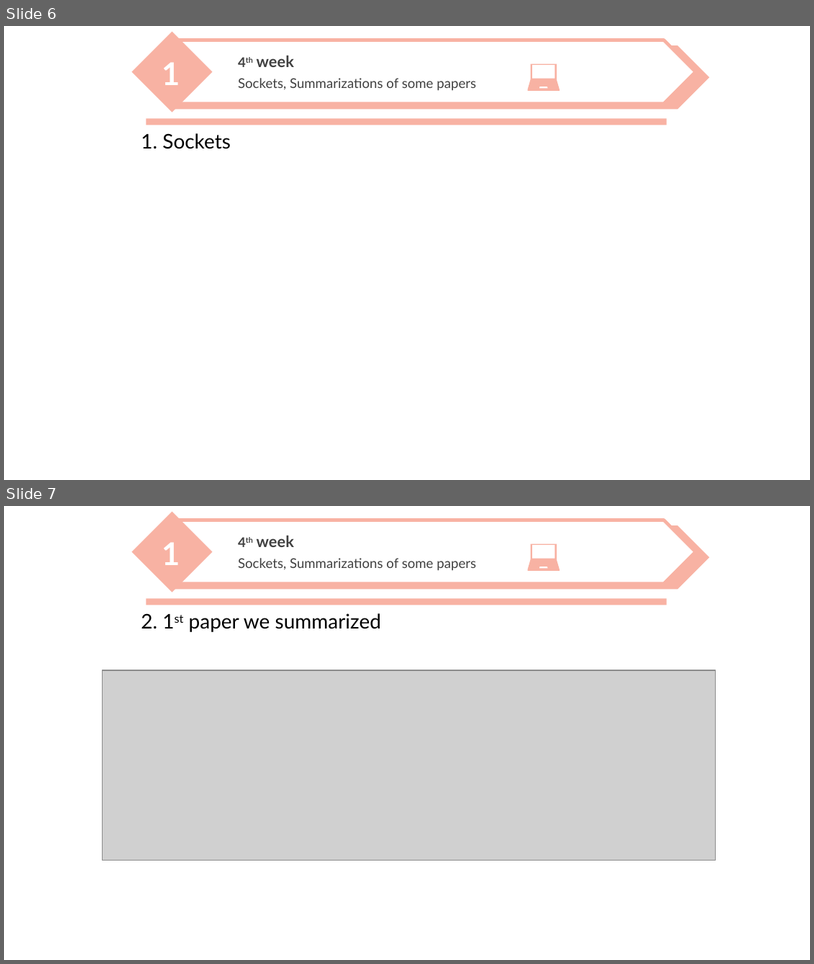
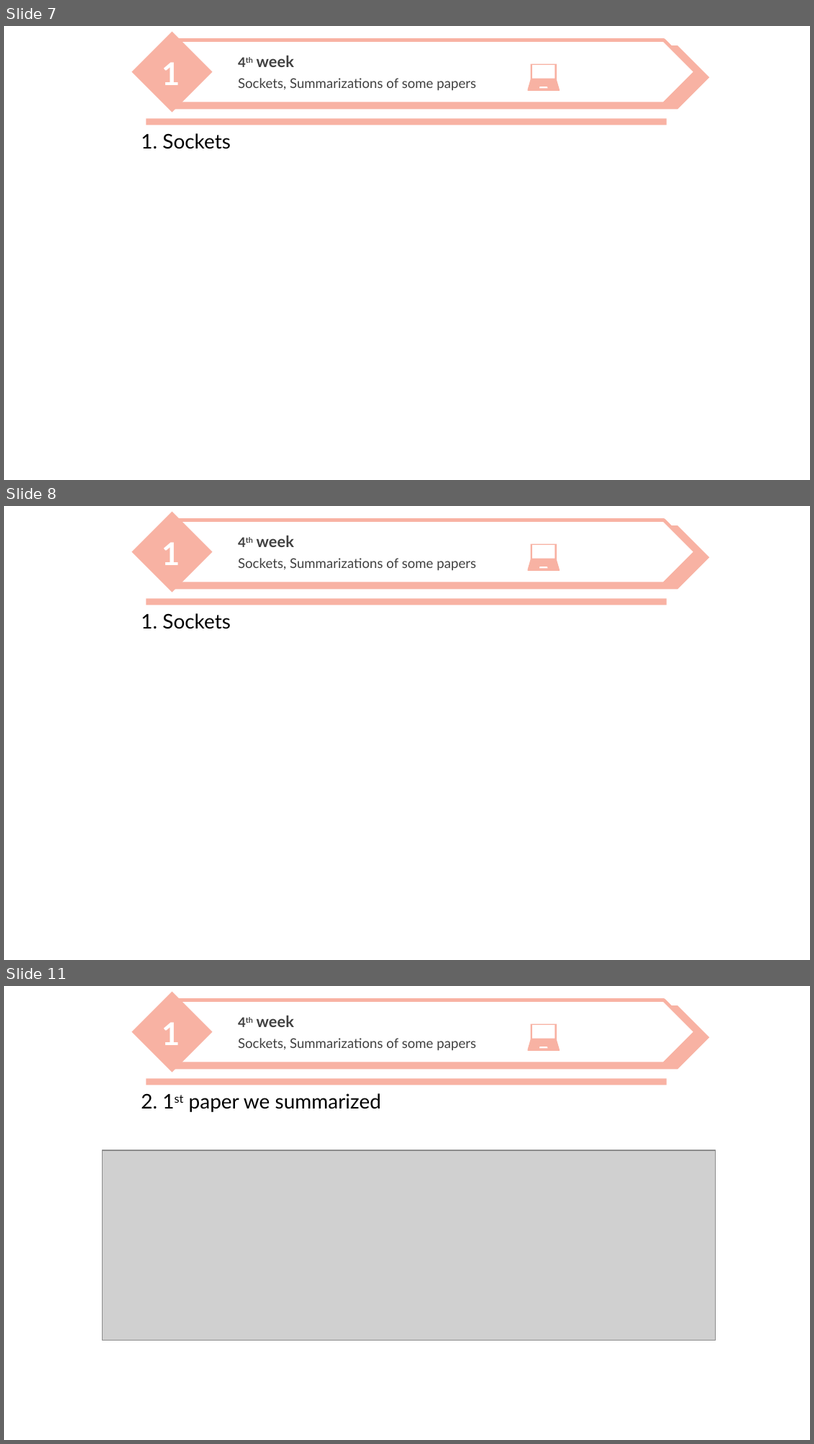
Before and after one commit to nicesick/Prototyping-Delay-Aware-V2X-Safe-Communications, a slide deck: presentation/presentation_2.pptx. Shown one above the other, each under a label of ours: slides 6 and 7 before the commit, slides 7, 8 and 11 after it; the slides between them are not shown. The pictures are 814x964 and 814x1444 pixels, drawn with LibreOffice and Linux fonts; fonts in the diff are those of the drawing; grey boxes stand for pictures; background and template pictures are left out. Boxes give left, top, right and bottom in pixels: in the first picture for what was removed or moved away, otherwise in the second. Text is boxed around its words. In the diff, an @@ line names an element or a change of style, - is before the commit and + after.

```diff
--- a/presentation/presentation_2.pptx
+++ b/presentation/presentation_2.pptx
@@ slide 8 added at [4,506,810,960], background picture (left out) @@
@@ freeform shape added at [528,544,561,571], fill #F8B2A3 @@
@@ group added at [131,512,710,592]: 3 texts, 2 pentagon arrows, 1 diamond @@
+1
+4th week
+Sockets, Summarizations of some papers
@@ text added at [141,613,231,629], 18 pt, text #000000 @@
+1. Sockets
@@ rectangle added at [146,599,667,605], fill #F8B2A3 @@
@@ what was slide 6 is now slide 7 @@
@@ what was slide 7 is now slide 11 @@
```
Also in this commit, not shown: 3 other slides added, 1 other file.
